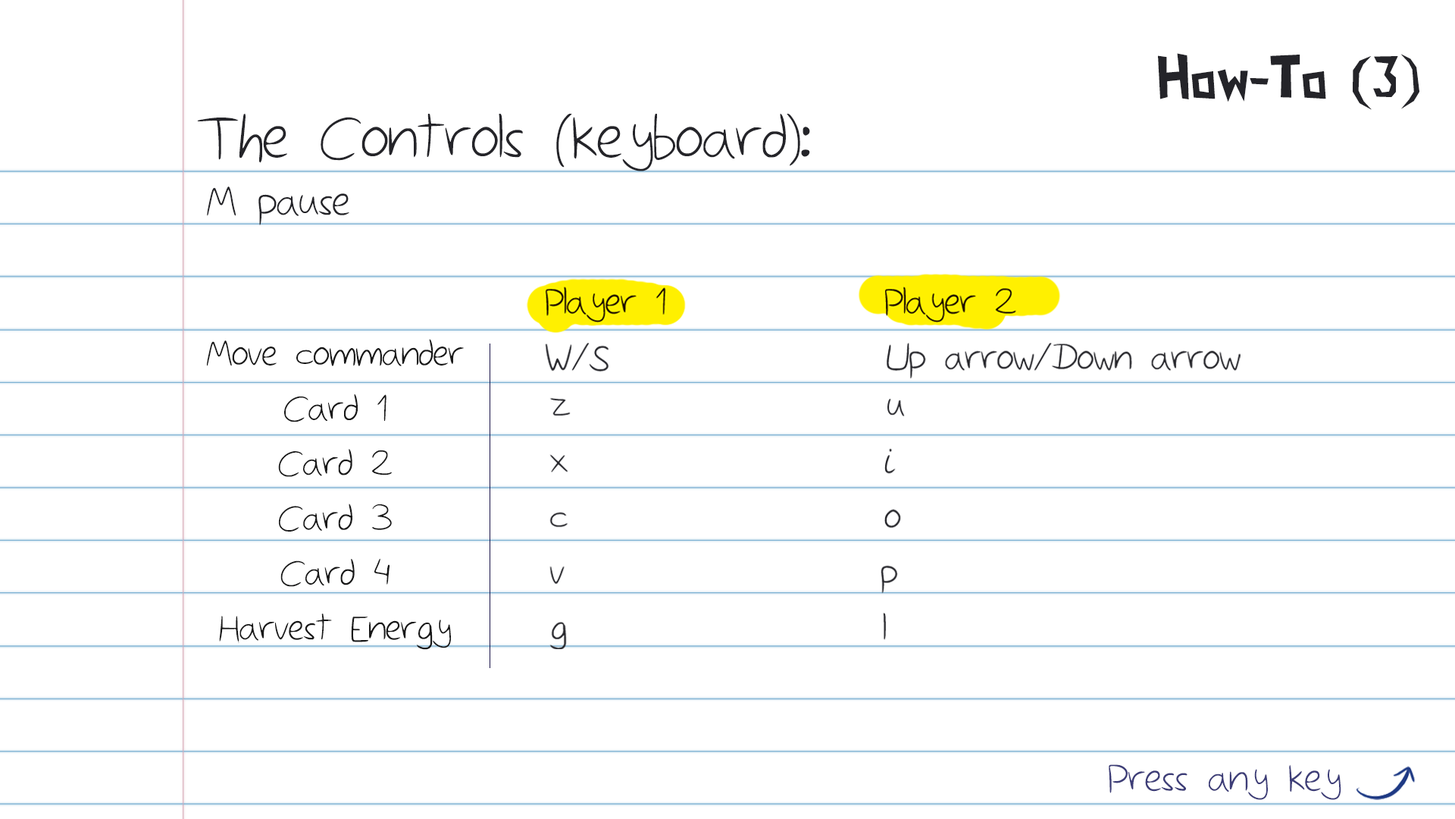
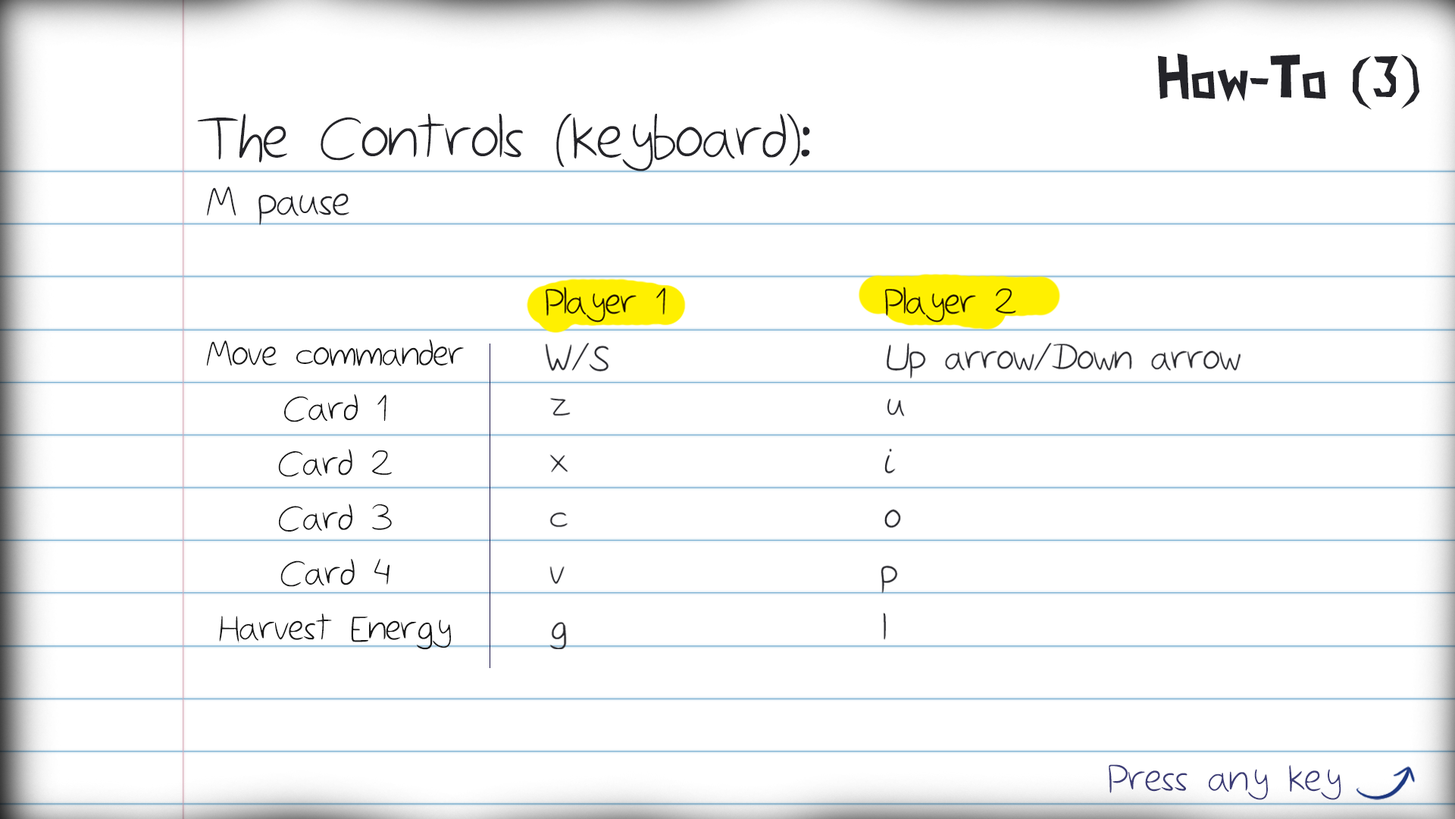
Layers edited between the first and the second 1455 x 819 image:
added layer "Layer 8" above "Shape 2" over 0, 0, 1455, 819
